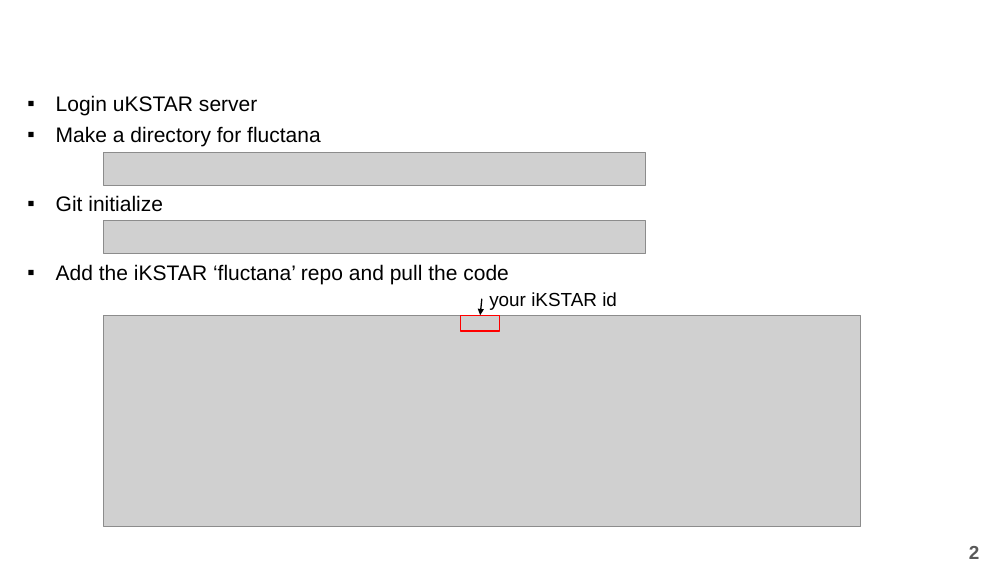
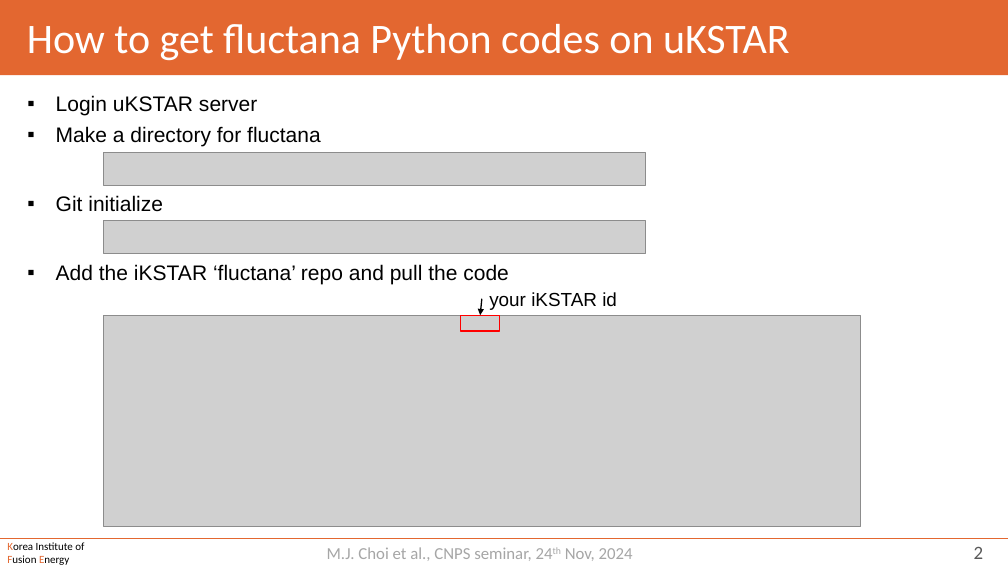
Before and after one commit to minjunJchoi/fluctana, a slide deck: slide 2 of docs/basic_instruction.pptx. Drawn at 1008x567 pixels with LibreOffice and Linux fonts; fonts in the diff are those of the drawing; grey boxes stand for pictures; background and template pictures are left out. Boxes give left, top, right and bottom in pixels: in the first picture for what was removed or moved away, otherwise in the second. Text is boxed around its words. In the diff, an @@ line names an element or a change of style, - is before the commit and + after.

```diff
--- a/docs/basic_instruction.pptx
+++ b/docs/basic_instruction.pptx
@@ title "How to get fluctana Python ..." at (0,0,1008,75): font Arial to Calibri, bold off; fill none to #E36730 @@
@@ line added from (0, 538) to (1008, 538), #E36730 1.25 pt @@
@@ text added at (7,542,84,565), 10.5 pt, text #000000 @@
+Korea Institute of
+Fusion Energy
@@ text added at (327,547,633,561), 16 pt, text #A6A6A6 @@
+M.J. Choi et al., CNPS seminar, 24th Nov, 2024
@@ page number at (974,547,984,559): font Arial to Calibri, bold off @@
```
Also in this commit, not shown: 3 other slides changed, 1 other file.
